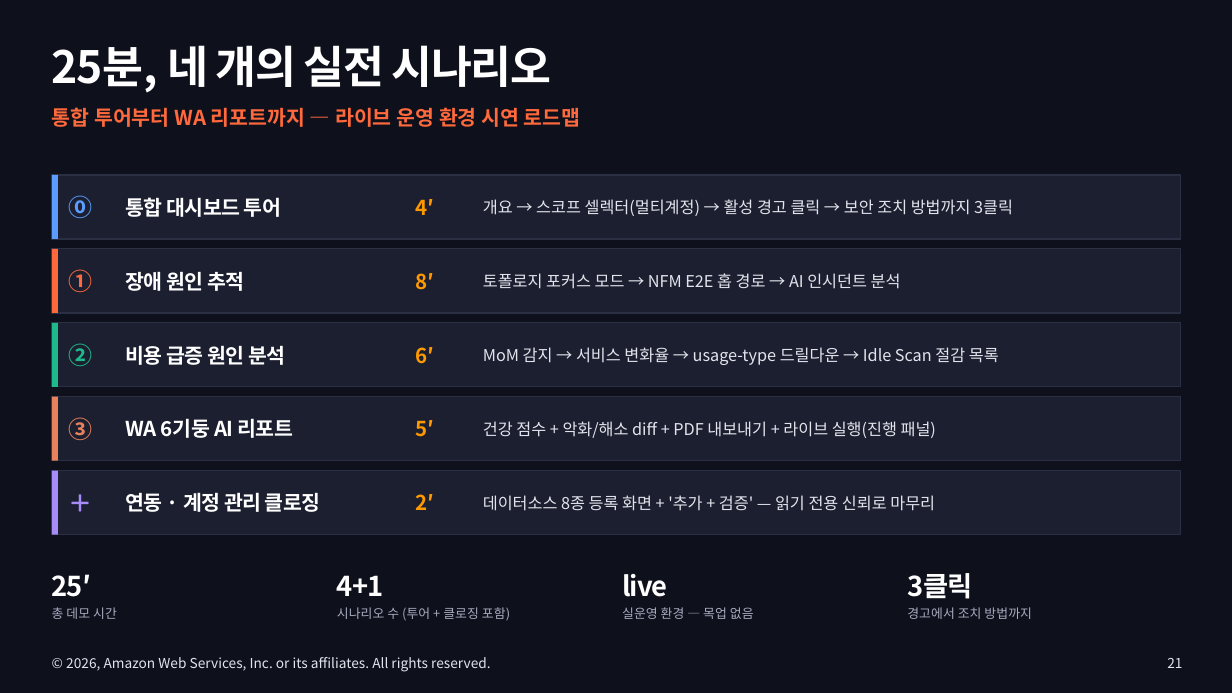
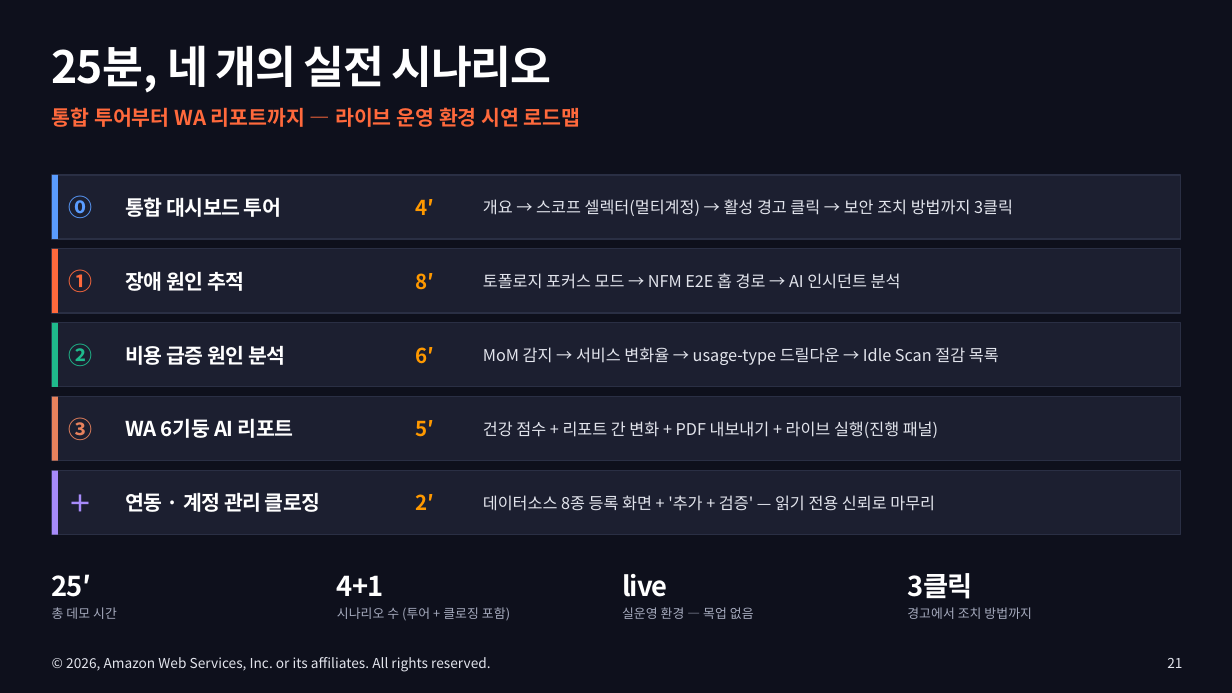
Before and after one commit to Atom-oh/awsops, a slide deck: slide 21 of docs-site/static/presentation/awsops-intro/awsops-intro.pptx. Drawn at 1232x693 pixels with LibreOffice and Linux fonts; fonts in the diff are those of the drawing. Boxes give left, top, right and bottom in pixels: in the first picture for what was removed or moved away, otherwise in the second. Text is boxed around its words. In the diff, an @@ line names an element or a change of style, - is before the commit and + after.

```diff
--- a/docs-site/static/presentation/awsops-intro/awsops-intro.pptx
+++ b/docs-site/static/presentation/awsops-intro/awsops-intro.pptx
@@ text at [483, 421, 938, 438]: text changed @@
-건강 점수 + 악화/해소 diff + PDF 내보내기 + 라이브 실행(진행 패널)
+건강 점수 + 리포트 간 변화 + PDF 내보내기 + 라이브 실행(진행 패널)
```
Also in this commit, not shown: 7 other slides changed, 5 other files.
